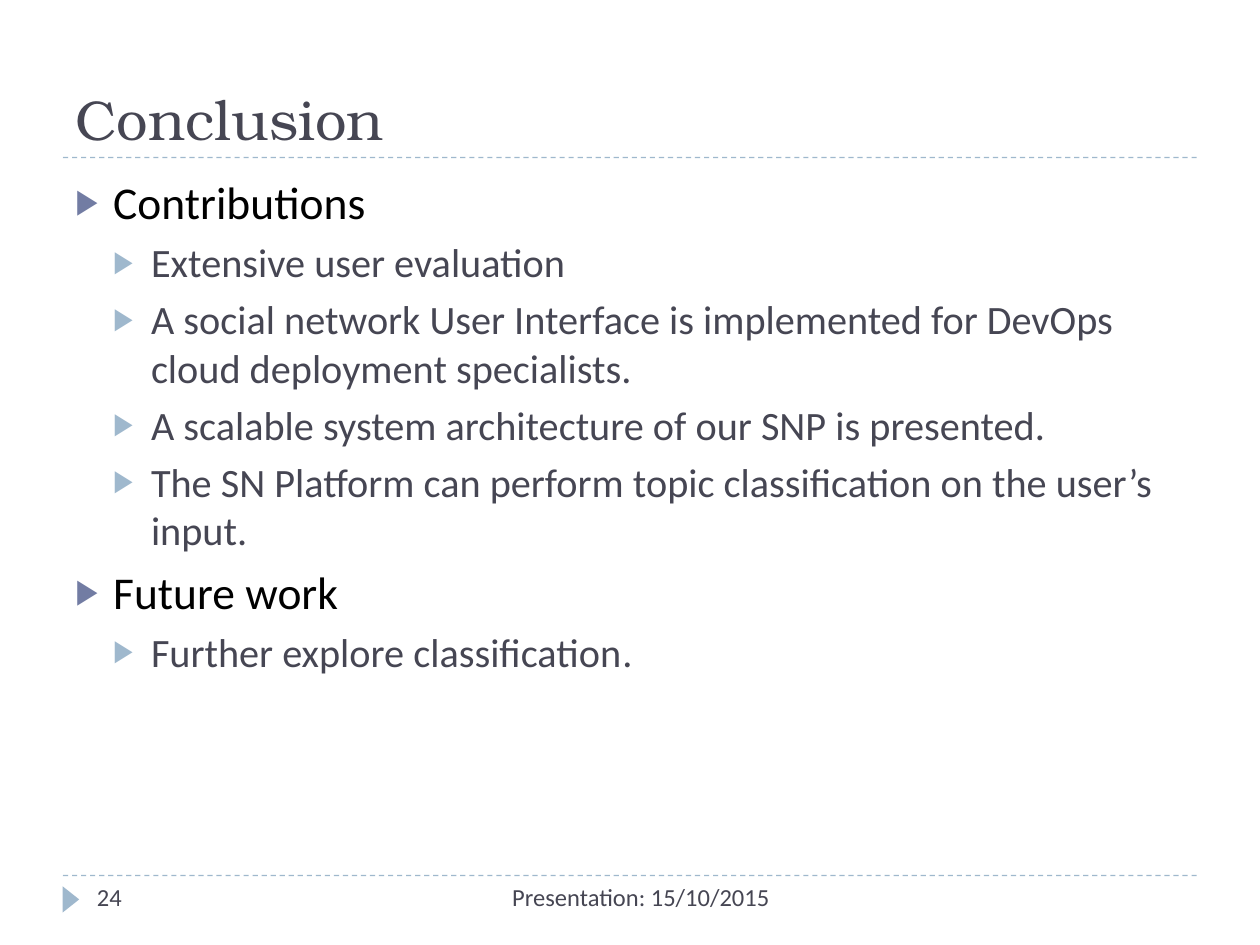
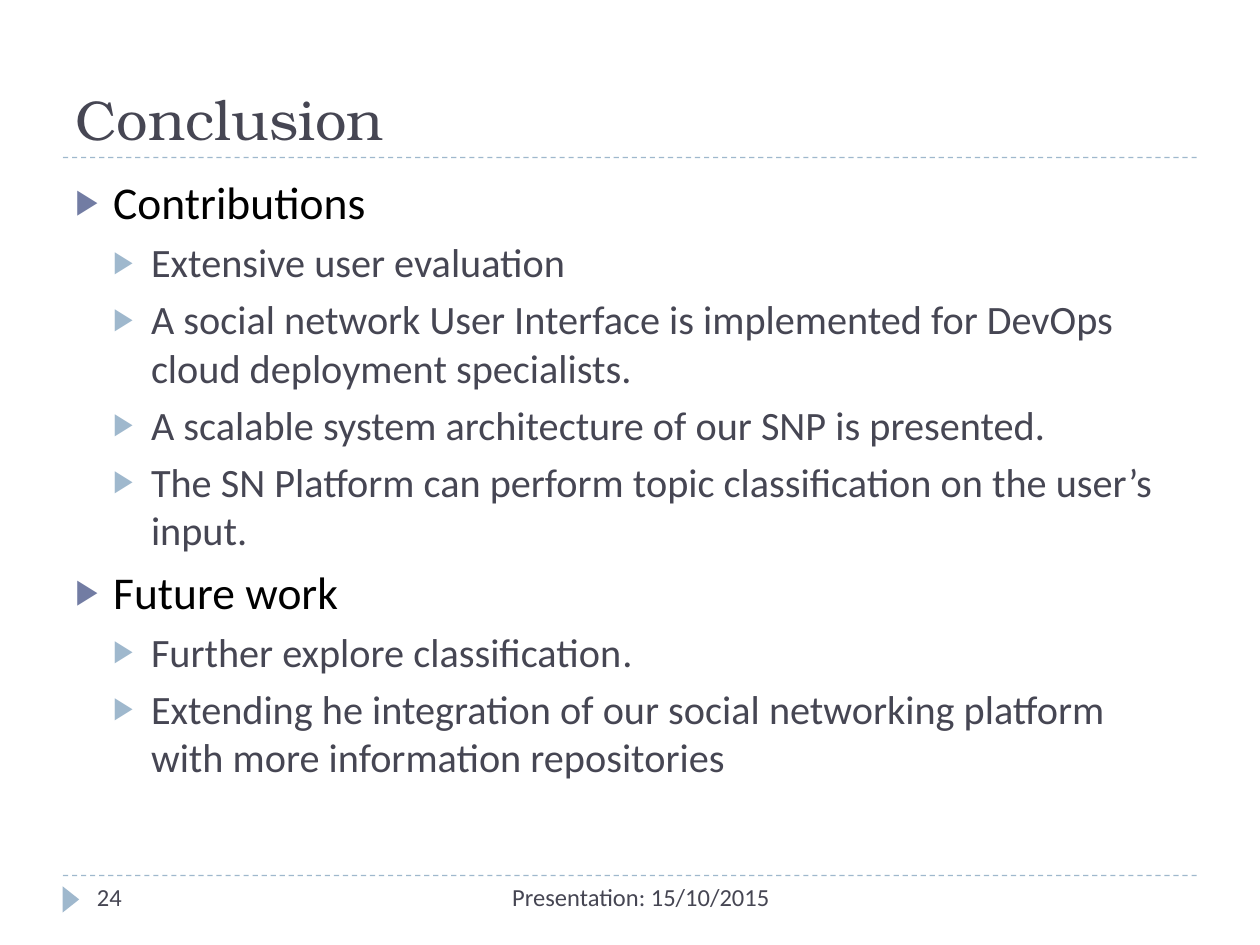
Before and after one commit to Christos-Papoulas/master_thesis, a slide deck: slide 24 of presentation/presentation.pptx. Drawn at 1260x945 pixels with LibreOffice and Linux fonts; fonts in the diff are those of the drawing. Boxes give left, top, right and bottom in pixels: in the first picture for what was removed or moved away, otherwise in the second. Text is boxed around its words. In the diff, an @@ line names an element or a change of style, - is before the commit and + after.

Commit message:
presentation changes

```diff
--- a/presentation/presentation.pptx
+++ b/presentation/presentation.pptx
@@ text at (151,696,1104,779): paragraph added @@
+  ▶ Extending he integration of our social networking platform with more information repositories
```
Also in this commit, not shown: 4 other slides changed, 2 other files.
